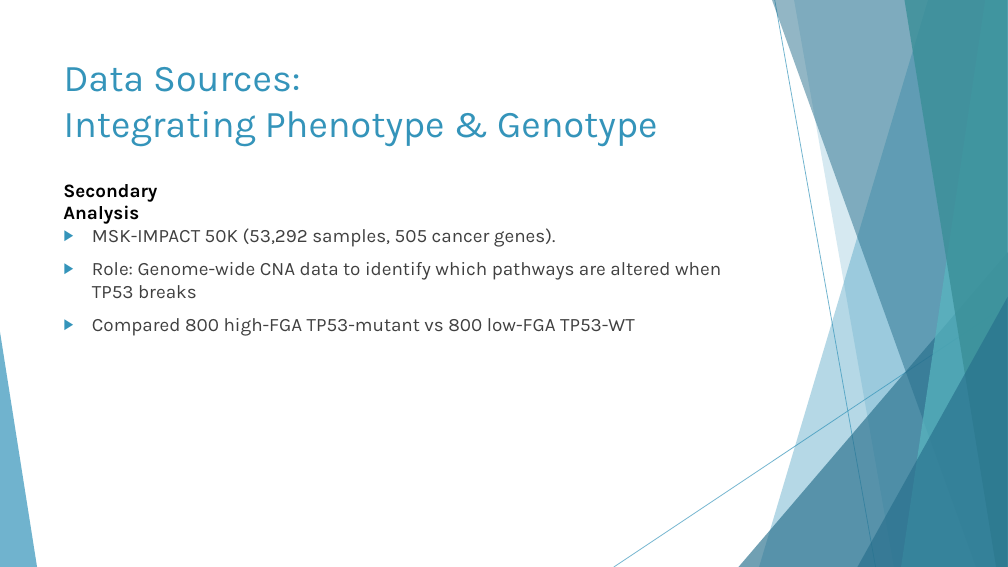
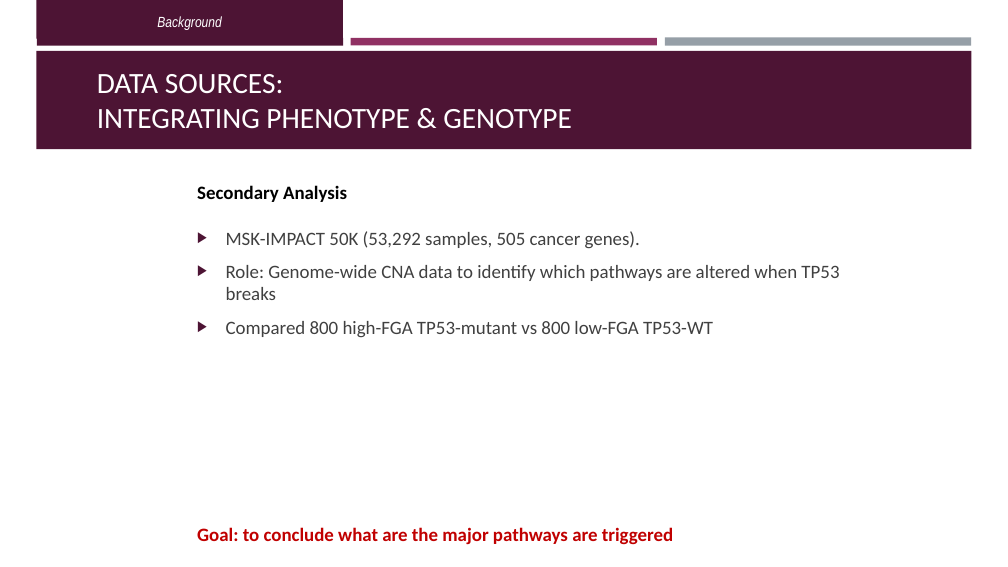
Before and after one commit to OrnitB/cancer_bioinformatics, a slide deck: slide 10 of project/project_background/Final Project Presentation - Ornit - Cancer Bioinfo March 2026.pptx. Drawn at 1008x567 pixels with LibreOffice and Linux fonts; fonts in the diff are those of the drawing. Boxes give left, top, right and bottom in pixels: in the first picture for what was removed or moved away, otherwise in the second. Text is boxed around its words. In the diff, an @@ line names an element or a change of style, - is before the commit and + after.

```diff
--- a/project/project_background/Final Project Presentation - Ornit - Cancer Bioinfo March 2026.pptx
+++ b/project/project_background/Final Project Presentation - Ornit - Cancer Bioinfo March 2026.pptx
@@ title "DATA SOURCES: INTEGRATING PHENOTYPE & ..." at <box>97,74,572,128</box>: vertical alignment top to bottom @@
@@ text added at <box>157,16,221,30</box>, 14 pt, text #FFFFFF, italic @@
+Background
@@ rectangle added at <box>36,51,972,149</box>, fill #4D1434 @@
@@ rectangle added at <box>37,38,343,45</box>, fill #4D1434 @@
@@ rectangle added at <box>351,38,657,45</box>, fill #903163 @@
@@ rectangle added at <box>665,38,971,46</box>, fill #969FA7 @@
@@ title at <box>97,74,572,128</box>: text changed; size 36 to 28 pt; font Karla to Calibri; text colour #3494BA to #FFFFFF @@
-Data Sources:
-Integrating Phenotype & Genotype
+DATA SOURCES:
+INTEGRATING PHENOTYPE & GENOTYPE
@@ text "Secondary Analysis": place and size @@
-text "Secondary Analysis" at <box>63,184,157,224</box>
+text "Secondary Analysis" at <box>197,185,347,202</box>
@@ text "Secondary Analysis" at <box>197,185,347,202</box>: font Karla to Calibri @@
@@ text "MSK-IMPACT 50K (53,292 samples, 505 ...": place and size @@
-text "MSK-IMPACT 50K (53,292 samples, 505 ..." at <box>92,228,721,336</box>
+text "MSK-IMPACT 50K (53,292 samples, 505 ..." at <box>226,231,839,337</box>
@@ text "MSK-IMPACT 50K (53,292 samples, 505 ..." at <box>226,231,839,337</box>: font Karla to Calibri; bullet colour #3494BA to #4D1434 @@
@@ group removed at <box>0,0,1008,567</box>: 5 freeform shapes, 3 triangles, 2 lines @@
@@ text added at <box>197,527,673,545</box>, 18 pt, text #C00000, bold @@
+Goal: to conclude what are the major pathways are triggered
```
Also in this commit, not shown: 7 other slides changed, 8 slides added, 5 slides removed.
